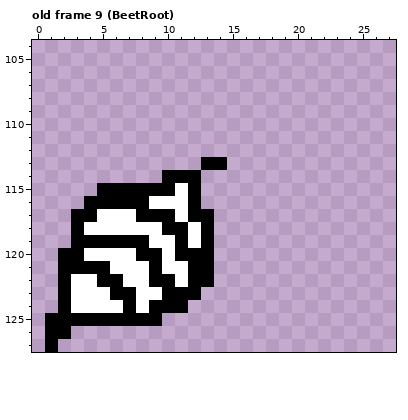
A pixel-art file gets an edit: assets/spritesheet2.aseprite. The first picture shows the starting point.
128x128 pixels, 20 frames. Shown: old frame 9 (BeetRoot): x 0..27, y 104..127. The commit also changed other frames, which this record leaves out.
The same view after the edit:
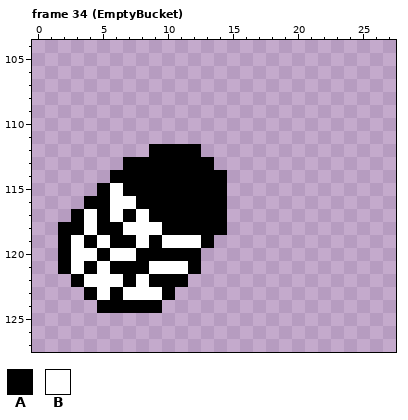
Palette (. is transparent): A #000000  B #ffffff
A new or re-ordered frame is compared with the old frame closest to it.
Diff:
frames 20 -> 68
Changed rows in their new state; - is an unchanged pixel.
Frame 34 (EmptyBucket) is new; against old frame 9 (BeetRoot), layer "Down":
first column x 1:
112 --------AAAA--
113 ------AAAAAA-.
114 -----AAAA---AA
115 -----B----A-AA
116 -----BB-AAA-AA
117 ---BA-AB--A--A
118 -A--AA-----A-A
119 -AB-B--BA-B---
120 --B-A----A--.-
121 --B-BAAAB---.-
122 -.A-BBA---A..-
123 -..A--B---..--
124 -...AA-A-..---
125 .........-----
126 ..------------
127 .-------------
